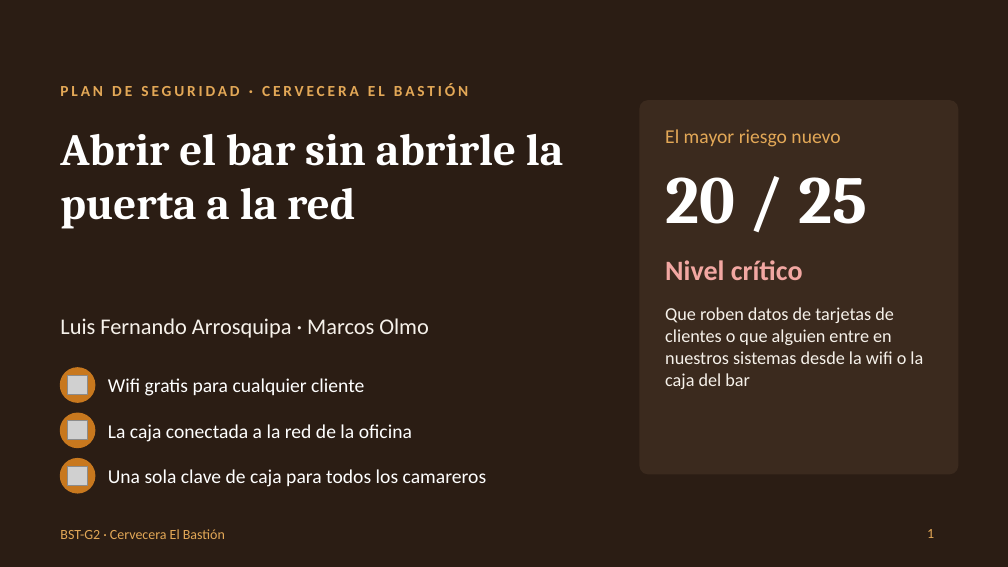
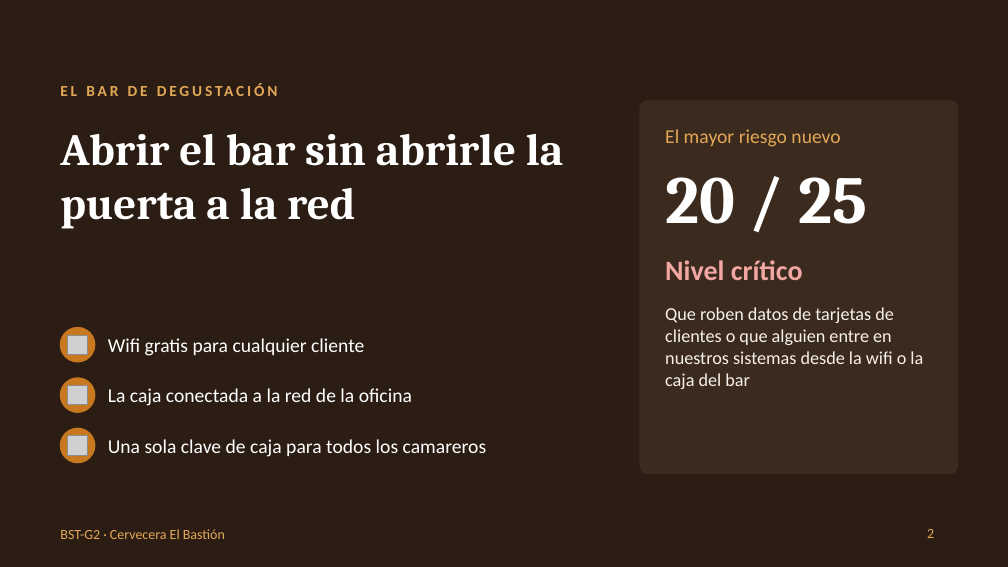
Before and after one commit to Fer1399/Master-Ciberseguridad, a slide deck: slide 2 of Bastionado de Redes y Sistemas/Trabajo Securización/BST-G2_Defensa.pptx (slide 1 before the commit). Drawn at 1008x567 pixels with LibreOffice and Linux fonts; fonts in the diff are those of the drawing; grey boxes stand for pictures. Boxes give left, top, right and bottom in pixels: in the first picture for what was removed or moved away, otherwise in the second. Text is boxed around its words. In the diff, an @@ line names an element or a change of style, - is before the commit and + after.

```diff
--- a/Bastionado de Redes y Sistemas/Trabajo Securización/BST-G2_Defensa.pptx
+++ b/Bastionado de Redes y Sistemas/Trabajo Securización/BST-G2_Defensa.pptx
@@ text at (60, 83, 468, 96): text changed @@
-PLAN DE SEGURIDAD · CERVECERA EL BASTIÓN
+EL BAR DE DEGUSTACIÓN
@@ ellipse: place and size @@
-ellipse at (60, 459, 95, 493)
+ellipse at (60, 328, 95, 362)
@@ text removed at (60, 318, 429, 338) @@
-Luis Fernando Arrosquipa · Marcos Olmo
@@ text "Wifi gratis para cualquier cliente": place and size @@
-text "Wifi gratis para cualquier cliente" at (108, 378, 364, 396)
+text "Wifi gratis para cualquier cliente" at (108, 338, 364, 356)
@@ picture: place and size @@
-picture at (68, 375, 87, 394)
+picture at (68, 335, 87, 354)
@@ ellipse: place and size @@
-ellipse at (60, 368, 95, 402)
+ellipse at (60, 378, 95, 412)
@@ picture: place and size @@
-picture at (68, 420, 87, 439)
+picture at (68, 385, 87, 404)
@@ text "La caja conectada a la ...": place and size @@
-text "La caja conectada a la ..." at (108, 424, 412, 442)
+text "La caja conectada a la ..." at (108, 388, 412, 406)
@@ ellipse: place and size @@
-ellipse at (60, 413, 95, 448)
+ellipse at (60, 428, 95, 463)
@@ picture: place and size @@
-picture at (68, 466, 87, 485)
+picture at (68, 435, 87, 455)
@@ text "Una sola clave de caja ...": place and size @@
-text "Una sola clave de caja ..." at (108, 469, 487, 487)
+text "Una sola clave de caja ..." at (108, 439, 487, 457)
@@ page number at (927, 529, 934, 538): text changed @@
-1
+2
```
Also in this commit, not shown: 1 other slide changed, 1 slide added.
